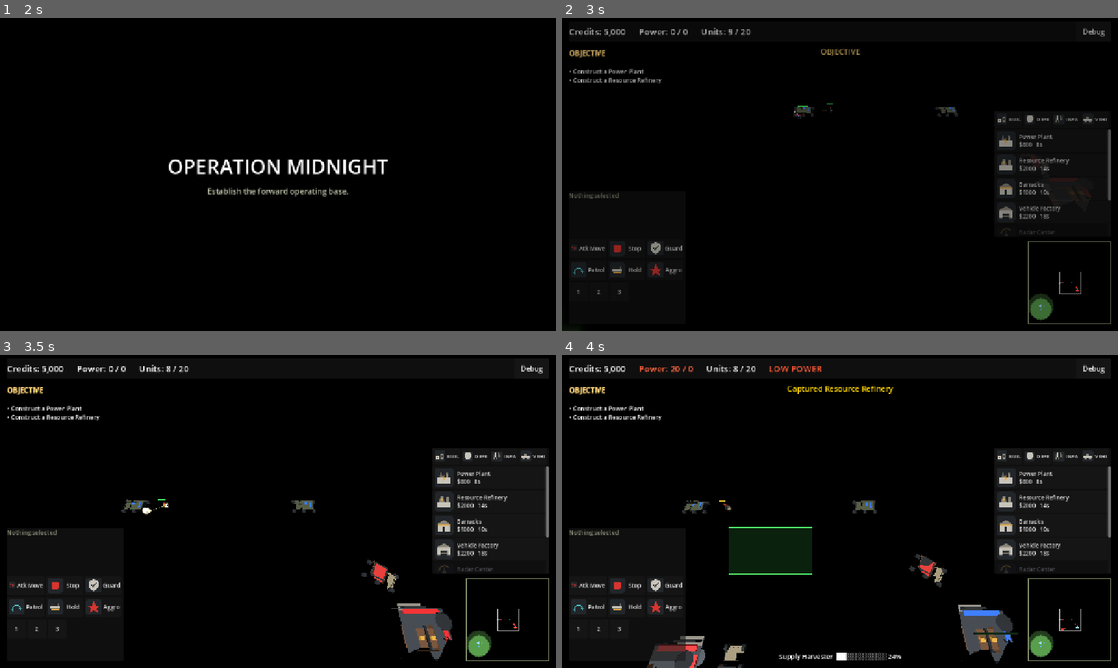
Above: before the commit, frames 1-4 (two rows, left to right).
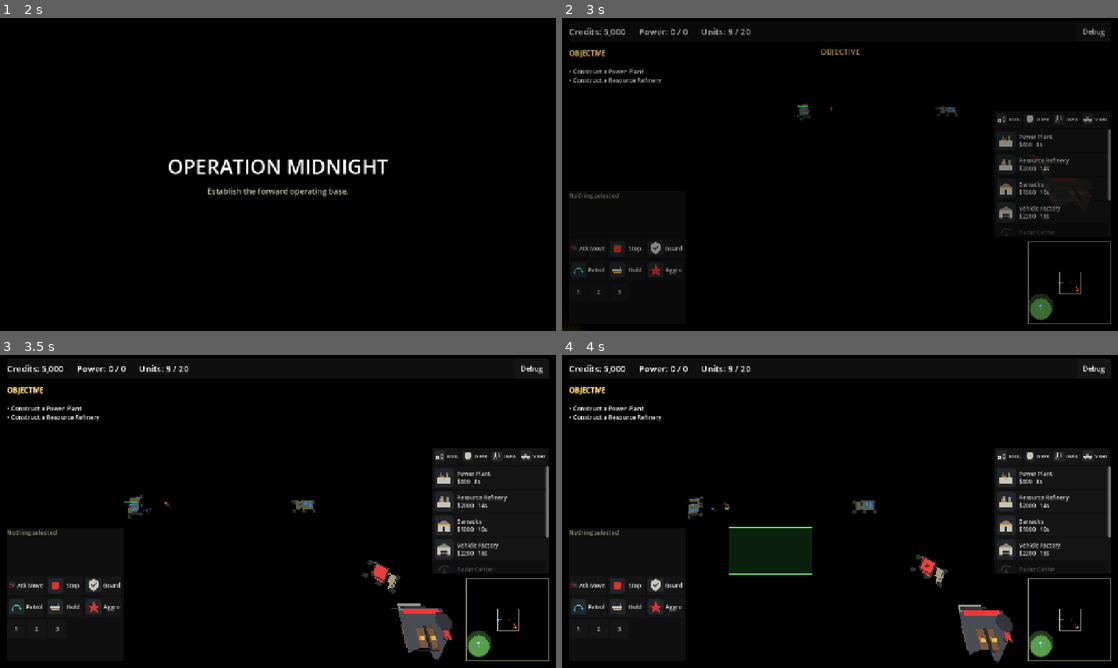
Above: after the commit, the same moments.

Repository: xionams/operation-midnight
Game: Godot game, scene res://tests/logic_test.tscn
Same seed, same stepped clock (60 frames per second), same inputs: the game is played once before the commit and once after it. This scene is started directly instead of the project's main scene.
Inputs (mouse positions are in pixels of both pictures, inside the frame that each line leads up to):
- Up to frame 1 (2 s): click "1" at 0.5 s; click "2" at 1.25 s
- Up to frame 2 (3 s): click "Debug" at 2 s; tap Enter at 2.75 s; drag from (1067, 284) to (895, 105) at 2.77 s
- Up to frame 3 (3.5 s): no input
- Up to frame 4 (4 s): drag from (728, 527) to (812, 574) at 3.52 s

Frame 1 is identical in both runs. In frame 2, 0.1% of the frame differs, in the area x 41-71%, y 27-33%; in frame 3, 0.3%; in frame 4, 2.3%, in the area x 14-93%, y 3-100%.

Commit message:
Give the game a voice
22 sounds, synthesised by tools/make_sfx.py - written by Codex from an
audio brief, which is this project's split of asset work. Standard
library Python only and deterministic, so the set regenerates from
source instead of being binary nobody can change. The placeholder tones
remain as a fallback, so a cue nobody has authored is audible rather
than silent.

Weapons pick their own report from what the weapon IS - splash,
anti-armour, damage, rate of fire - so a new weapon gets a sensible
sound without a per-unit table. Rocket is tested before the damage
threshold: an AT launcher hits hard enough to be mistaken for a tank
gun, and the launch whoosh is the whole character of the weapon. The
test caught that one and it is why the check now demands four distinct
reports rather than three.

Music is two beds cross-fading on whether anyone has fired in the last
nine seconds, over an ambient wind layer, all three cut under the
after-action report so nothing drones while the player reads it.

audio_test asserts which stream each cue resolves to and drives the
music state machine rather than checking that nothing threw. Confirmed
playing on Android through OpenSLES - AudioFlinger track created and
unmuted - because desktop audio working says nothing about a device.

One pre-existing race surfaced: logic_test's damage-table fixtures were
left armed, so they acquired each other and fired on their own, and
whichever shot landed first put the weapon on cooldown - the deliberate
fire_at then did nothing and the check read as "cannon does no damage to
infantry". Loading 22 files shifted startup timing enough to expose it.
The fixtures are disarmed; 3/3 clean.

Co-Authored-By: Claude Opus 5 <noreply@anthropic.com>
Claude-Session: https://claude.ai/code/session_01DZuC8PnfRtC4UfouPMZvxD

Diff:
--- a/scripts/buildings/building_base.gd
+++ b/scripts/buildings/building_base.gd
@@ -283,7 +283,7 @@
 func _on_died() -> void:
 	VFX.explosion_large(self, global_position + Vector3.UP)
 	MatchStats.record_building_death(is_player_faction and not is_neutral)
-	AudioDirector.play("explosion")
+	AudioDirector.play("explosion_large")
 	_unregister_power()
 	died.emit(self)
 	EventBus.building_destroyed.emit(self)
--- a/scripts/combat/weapon.gd
+++ b/scripts/combat/weapon.gd
@@ -56,9 +56,10 @@
 			if veterancy:
 				veterancy.award_damage(dealt)
 
-	AudioDirector.play("attack")
+	AudioDirector.play_weapon(stats)
 	_spawn_tracer(from_position, target.global_position)
 	_spawn_fire_effects(from_position, target.global_position)
+	AudioDirector.play_impact(stats)
 
 ## Presentation only. The scale of the effect follows the weapon's own
 ## numbers rather than a per-unit switch, so a new weapon gets a sensible
--- a/scripts/core/audio_director.gd
+++ b/scripts/core/audio_director.gd
@@ -1,51 +1,118 @@
 extends Node
 
-## Autoload: placeholder sound effects, generated in code.
+## Autoload: the game's whole sound layer.
 ##
-## No assets to source or license - each cue is a short synthesised tone
-## shaped by an envelope, which is enough to answer "did that register?"
-## for selection, orders and combat. The point is the architecture: every
-## cue is requested by name through play(), so swapping in real audio
-## later means filling the sample table, not touching gameplay code.
+## Cues are requested by name through play(), so gameplay never knows
+## what a sound actually is. The set is synthesised by tools/make_sfx.py
+## (produced by Codex from the audio direction) and lives in
+## assets/audio; anything missing falls back to a generated tone, so a
+## cue that has not been authored yet is audible rather than silent.
+##
+## Beds are separate from cues: an ambient wind layer that always runs,
+## and two music beds that cross-fade on whether anyone is shooting.
 
 const SAMPLE_RATE: int = 22050
-const MAX_VOICES: int = 12
-
+const MAX_VOICES: int = 16
+const AUDIO_DIR: String = "res://assets/audio/"
+
+## Fallback tone table, used only when a .wav is missing.
 ## name -> [frequency Hz, seconds, waveform, volume dB]
 const CUES: Dictionary = {
-	"select":       [660.0, 0.06, "square", -18.0],
-	"order":        [880.0, 0.07, "sine",   -16.0],
-	"build_place":  [330.0, 0.16, "square", -14.0],
-	"build_done":   [520.0, 0.22, "sine",   -12.0],
-	"unit_ready":   [740.0, 0.16, "sine",   -14.0],
-	"attack":       [180.0, 0.05, "noise",  -22.0],
-	"explosion":    [80.0,  0.35, "noise",  -10.0],
-	"low_power":    [140.0, 0.45, "saw",    -12.0],
-	"victory":      [720.0, 0.8,  "sine",   -8.0],
-	"defeat":       [150.0, 0.9,  "saw",    -8.0],
+	"select":         [660.0, 0.06, "square", -20.0],
+	"order":          [880.0, 0.07, "sine",   -18.0],
+	"build_place":    [330.0, 0.16, "square", -14.0],
+	"build_done":     [520.0, 0.22, "sine",   -13.0],
+	"unit_ready":     [740.0, 0.16, "sine",   -15.0],
+	"capture":        [420.0, 0.30, "square", -13.0],
+	"sell":           [300.0, 0.30, "saw",    -14.0],
+	"low_power":      [140.0, 0.45, "saw",    -12.0],
+	"rifle_shot":     [180.0, 0.05, "noise",  -14.0],
+	"mg_burst":       [200.0, 0.10, "noise",  -15.0],
+	"at_launcher":    [140.0, 0.20, "noise",  -12.0],
+	"cannon_shot":    [110.0, 0.18, "noise",   -8.0],
+	"artillery_shot": [90.0,  0.28, "noise",   -7.0],
+	"impact_small":   [240.0, 0.06, "noise",  -18.0],
+	"impact_shell":   [120.0, 0.16, "noise",  -12.0],
+	"explosion_small":[90.0,  0.30, "noise",   -9.0],
+	"explosion_large":[70.0,  0.45, "noise",   -6.0],
+	"victory":        [720.0, 0.80, "sine",    -8.0],
+	"defeat":         [150.0, 0.90, "saw",     -8.0],
 }
 
+## Beds: name -> volume dB. Looped, never retriggered.
+const BEDS: Dictionary = {
+	"ambient_wind": -26.0,
+	"music_calm":   -22.0,
+	"music_combat": -20.0,
+}
+
+## How long after the last shot the music stays tense. Short enough that
+## a skirmish does not leave combat music running over an empty map,
+## long enough that it does not flicker between the two.
+const COMBAT_HOLD: float = 9.0
+const FADE: float = 1.8
+
 var enabled: bool = true
+var music_enabled: bool = true
 
 var _streams: Dictionary = {}
 var _players: Array[AudioStreamPlayer] = []
 var _next_voice: int = 0
 
+var _ambient: AudioStreamPlayer
+var _calm: AudioStreamPlayer
+var _combat: AudioStreamPlayer
+var _last_combat: float = -999.0
+var _in_combat: bool = false
+
 func _ready() -> void:
 	for cue in CUES:
-		_streams[cue] = _synthesise(CUES[cue][0], CUES[cue][1], CUES[cue][2])
+		_streams[cue] = _load_or_synthesise(cue)
 	for i in MAX_VOICES:
 		var player := AudioStreamPlayer.new()
 		add_child(player)
 		_players.append(player)
 
+	_ambient = _make_bed("ambient_wind")
+	_calm = _make_bed("music_calm")
+	_combat = _make_bed("music_combat")
+
 	EventBus.building_placed.connect(func(_b): play("build_place"))
 	EventBus.unit_spawned.connect(func(_u): play("unit_ready"))
 	EventBus.command_issued.connect(func(_t, _p): play("order"))
-	EventBus.building_sold.connect(func(_b): play("build_place"))
+	EventBus.building_sold.connect(func(_b): play("sell"))
 	EventBus.construction_ready.connect(func(_s): play("build_done"))
+	EventBus.building_captured.connect(func(_b, _p): play("capture"))
+	EventBus.low_power_changed.connect(func(low): if low: play("low_power"))
 	GameState.selection_changed.connect(func(s): if not s.is_empty(): play("select"))
-	GameState.match_ended.connect(func(v): play("victory" if v else "defeat"))
+	GameState.match_ended.connect(_on_match_ended)
+
+## A cue prefers its authored file and falls back to a tone, so an
+## un-authored sound is obviously placeholder rather than silence.
+func _load_or_synthesise(cue: String) -> AudioStream:
+	var path: String = AUDIO_DIR + cue + ".wav"
+	if ResourceLoader.exists(path):
+		var stream = load(path)
+		if stream != null:
+			return stream
+	var entry: Array = CUES[cue]
+	return _synthesise(entry[0], entry[1], entry[2])
+
+func _make_bed(name: String) -> AudioStreamPlayer:
+	var player := AudioStreamPlayer.new()
+	add_child(player)
+	var path: String = AUDIO_DIR + name + ".wav"
+	if not ResourceLoader.exists(path):
+		return player
+	var stream = load(path)
+	if stream is AudioStreamWAV:
+		stream.loop_mode = AudioStreamWAV.LOOP_FORWARD
+		stream.loop_begin = 0
+		stream.loop_end = stream.data.size() / 2
+	player.stream = stream
+	player.volume_db = -80.0
+	player.play()
+	return player
 
 ## Round-robin voices so a burst of events never cuts itself off.
 func play(cue: String) -> void:
@@ -56,6 +123,68 @@
 	player.stream = _streams[cue]
 	player.volume_db = CUES[cue][3]
 	player.play()
+
+## Weapons pick their own voice from what the weapon actually is, so a
+## new weapon gets a sensible report without a per-unit lookup table.
+func play_weapon(stats: WeaponStats) -> void:
+	if stats == null:
+		return play("rifle_shot")
+	_note_combat()
+	## Order matters: a rocket is checked before the damage threshold,
+	## because an AT launcher hits hard enough to be mistaken for a tank
+	## gun and the launch whoosh is the whole character of the weapon.
+	if stats.splash_radius > 0.0:
+		play("artillery_shot")
+	elif stats.damage_type == DamageTypes.Type.ANTI_ARMOR:
+		play("at_launcher")
+	elif stats.damage >= 60.0:
+		play("cannon_shot")
+	elif stats.attack_cooldown <= 0.35:
+		play("mg_burst")
+	else:
+		play("rifle_shot")
+
+func play_impact(stats: WeaponStats) -> void:
+	if not enabled:
+		return
+	if stats != null and (stats.splash_radius > 0.0 or stats.damage >= 60.0):
+		play("impact_shell")
+	else:
+		play("impact_small")
+
+func _note_combat() -> void:
+	_last_combat = Time.get_ticks_msec() / 1000.0
+
+func _on_match_ended(victory: bool) -> void:
+	play("victory" if victory else "defeat")
+	## Nothing should keep droning under the after-action report.
+	for bed in [_ambient, _calm, _combat]:
+		if bed != null:
+			bed.stop()
+
+# ------------------------------------------------------------- music
+
+func _process(delta: float) -> void:
+	if _ambient == null:
+		return
+	var playing: bool = music_enabled and GameState.match_state == GameState.MatchState.PLAYING
+	_fade(_ambient, BEDS["ambient_wind"] if playing else -80.0, delta)
+
+	var now: float = Time.get_ticks_msec() / 1000.0
+	_in_combat = now - _last_combat < COMBAT_HOLD
+	_fade(_calm, BEDS["music_calm"] if playing and not _in_combat else -80.0, delta)
+	_fade(_combat, BEDS["music_combat"] if playing and _in_combat else -80.0, delta)
+
+## Linear dB glide. Crossfading in dB is not strictly correct but over
+## this range it is inaudible, and it keeps the two beds summing to
+## roughly one bed rather than briefly to none.
+func _fade(player: AudioStreamPlayer, target: float, delta: float) -> void:
+	if player == null or player.stream == null:
+		return
+	var step: float = (80.0 / FADE) * delta
+	player.volume_db = move_toward(player.volume_db, target, step)
+
+# --------------------------------------------------------- fallback
 
 ## Builds a mono 16-bit sample with a short attack and an exponential
 ## decay, which is what stops these reading as flat beeps.
--- a/scripts/units/unit_base.gd
+++ b/scripts/units/unit_base.gd
@@ -557,6 +557,7 @@
 	## at a glance how much they just lost.
 	if stats != null and not stats.is_infantry:
 		VFX.vehicle_wreck(self, global_position)
+		AudioDirector.play("explosion_small")
 	else:
 		VFX.impact(self, global_position + Vector3.UP * 0.6)
 	MatchStats.record_unit_death(is_player_faction)
--- /dev/null
+++ b/tests/audio_test.gd
@@ -0,0 +1,128 @@
+extends Node
+
+## Checks the sound layer plays the right thing, not that files exist.
+##
+## Audio is the easiest system to believe is working: nothing throws if a
+## cue is missing, a bed never starts, or every weapon reports with the
+## same sound. So this asserts on which stream a cue resolves to and on
+## the music state machine, rather than on the absence of errors.
+
+var _fails: Array = []
+
+func _check(name: String, cond: bool, detail: String = "") -> void:
+	print("TEST| %-54s %s %s" % [name, "PASS" if cond else "FAIL", detail])
+	if not cond:
+		_fails.append(name + " " + detail)
+
+func _stats(path: String) -> WeaponStats:
+	return load(path)
+
+func _ready() -> void:
+	var scene := get_parent()
+	await get_tree().process_frame
+	var hud = scene.get_node_or_null("HUD")
+	if hud and hud.has_method("_begin_match"):
+		hud._begin_match()
+	get_tree().paused = false
+	await get_tree().process_frame
+
+	# --- every cue resolves, and to a real file where one was authored ---
+	var authored: int = 0
+	for cue in AudioDirector.CUES:
+		var stream = AudioDirector._streams.get(cue)
+		_check("Cue '%s' resolves to a stream" % cue, stream != null)
+		if stream != null and stream.resource_path.contains("assets/audio/"):
+			authored += 1
+	_check("Most cues use authored audio, not the fallback tone",
+		authored >= AudioDirector.CUES.size() - 1,
+		"(%d of %d)" % [authored, AudioDirector.CUES.size()])
+
+	# --- weapons must not all sound the same ---
+	var heard: Dictionary = {}
+	var weapons := {
+		"rifle": "res://config/weapons/rifle.tres",
+		"tank": "res://config/weapons/tank_cannon.tres",
+		"artillery": "res://config/weapons/artillery_gun.tres",
+		"at": "res://config/weapons/at_launcher.tres",
+	}
+	for key in weapons:
+		var stats := _stats(weapons[key])
+		if stats == null:
+			continue
+		var before: int = AudioDirector._next_voice
+		AudioDirector.play_weapon(stats)
+		var voice: AudioStreamPlayer = AudioDirector._players[before]
+		heard[key] = voice.stream.resource_path.get_file()
+	print("TEST| weapon voices: %s" % str(heard))
+	_check("Artillery and a rifle do not share a report",
+		heard.get("artillery", "a") != heard.get("rifle", "b"))
+	_check("A tank does not sound like a rifle",
+		heard.get("tank", "a") != heard.get("rifle", "b"))
+	_check("Every weapon class has its own report",
+		_unique(heard.values()) == heard.size(),
+		"(%d distinct of %d)" % [_unique(heard.values()), heard.size()])
+
+	# --- beds ---
+	_check("An ambient bed is playing", AudioDirector._ambient.playing)
+	_check("The ambient bed loops",
+		AudioDirector._ambient.stream is AudioStreamWAV
+			and AudioDirector._ambient.stream.loop_mode == AudioStreamWAV.LOOP_FORWARD)
+	_check("Both music beds are running", AudioDirector._calm.playing
+		and AudioDirector._combat.playing)
+
+	# --- music follows the fighting ---
+	AudioDirector._last_combat = -999.0
+	await _wait(2.4)
+	var calm_quiet: float = AudioDirector._calm.volume_db
+	var combat_quiet: float = AudioDirector._combat.volume_db
+	_check("With nothing happening, the calm bed is the loud one",
+		calm_quiet > combat_quiet, "(calm %.0f dB vs combat %.0f dB)" % [calm_quiet, combat_quiet])
+
+	AudioDirector.play_weapon(_stats("res://config/weapons/tank_cannon.tres"))
+	await _wait(2.4)
+	_check("Firing brings the combat bed up",
+		AudioDirector._combat.volume_db > AudioDirector._calm.volume_db,
+		"(combat %.0f dB vs calm %.0f dB)" % [
+			AudioDirector._combat.volume_db, AudioDirector._calm.volume_db])
+	_check("Combat is registered as recent", AudioDirector._in_combat)
+
+	## And it must settle back down rather than staying tense forever.
+	AudioDirector._last_combat = -999.0
+	await _wait(2.4)
+	_check("It settles back to calm when the shooting stops",
+		AudioDirector._calm.volume_db > AudioDirector._combat.volume_db)
+
+	# --- impacts scale with the weapon ---
+	var before_i: int = AudioDirector._next_voice
+	AudioDirector.play_impact(_stats("res://config/weapons/rifle.tres"))
+	var small: String = AudioDirector._players[before_i].stream.resource_path.get_file()
+	before_i = AudioDirector._next_voice
+	AudioDirector.play_impact(_stats("res://config/weapons/artillery_gun.tres"))
+	var big: String = AudioDirector._players[before_i].stream.resource_path.get_file()
+	_check("A shell lands differently from a bullet", small != big,
+		"(%s vs %s)" % [small, big])
+
+	# --- silence must be honoured ---
+	AudioDirector.enabled = false
+	var before_q: int = AudioDirector._next_voice
+	AudioDirector.play("select")
+	_check("Disabling audio stops cues", AudioDirector._next_voice == before_q)
+	AudioDirector.enabled = true
+
+	print("TEST| ---- %d failure(s) ----" % _fails.size())
+	for f in _fails:
+		print("TEST| FAIL ", f)
+	print("TEST| DONE")
+	get_tree().quit()
+
+func _unique(values) -> int:
+	var seen: Dictionary = {}
+	for v in values:
+		seen[v] = true
+	return seen.size()
+
+func _wait(seconds: float) -> void:
+	var elapsed: float = 0.0
+	while elapsed < seconds:
+		elapsed += get_process_delta_time()
+		await get_tree().process_frame
--- /dev/null
+++ b/tests/audio_test.tscn
@@ -0,0 +1,9 @@
+[gd_scene load_steps=3 format=3]
+
+[ext_resource type="PackedScene" path="res://main.tscn" id="1"]
+[ext_resource type="Script" path="res://tests/audio_test.gd" id="2"]
+
+[node name="Main" instance=ExtResource("1")]
+
+[node name="AudioTest" type="Node" parent="."]
+script = ExtResource("2")
--- a/tests/logic_test.gd
+++ b/tests/logic_test.gd
@@ -86,6 +86,17 @@
 	var soldier = _spawn_unit(SOLDIER, SOLDIER_STATS, false, Vector3(-20, 0, 0))
 	var tank = _spawn_unit(TANK, TANK_STATS, true, Vector3(-26, 0, 0))
 	await get_tree().process_frame
+	## These two are fixtures for the damage table, not combatants. Left
+	## armed they acquire each other and fire on their own, and whichever
+	## shot lands first puts the weapon on cooldown so the deliberate
+	## fire_at below silently does nothing - the check then reads as
+	## "cannon does no damage to infantry". Disarm them so the only shots
+	## are the ones this test asks for.
+	for fixture in [soldier, tank]:
+		var attacker = fixture.get_node_or_null("AttackerComponent")
+		if attacker != null:
+			attacker.queue_free()
+	await get_tree().process_frame
 	_check("Infantry carries INFANTRY armor",
 		soldier.get_node("HealthComponent").armor_type == Armor.Type.INFANTRY)
 	_check("Assault Vehicle carries MEDIUM armor",
Not shown, added: assets/audio/ambient_wind.wav.import
Not shown, added: assets/audio/artillery_shot.wav.import
Not shown, added: assets/audio/at_launcher.wav.import
Not shown, added: assets/audio/build_done.wav.import
Not shown, added: assets/audio/build_place.wav.import
Not shown, added: assets/audio/cannon_shot.wav.import
Not shown, added: assets/audio/capture.wav.import
Not shown, added: assets/audio/defeat.wav.import
Not shown, added: assets/audio/explosion_large.wav.import
Not shown, added: assets/audio/explosion_small.wav.import
Not shown, added: assets/audio/impact_shell.wav.import
Not shown, added: assets/audio/impact_small.wav.import
(and 61 more such lines)
